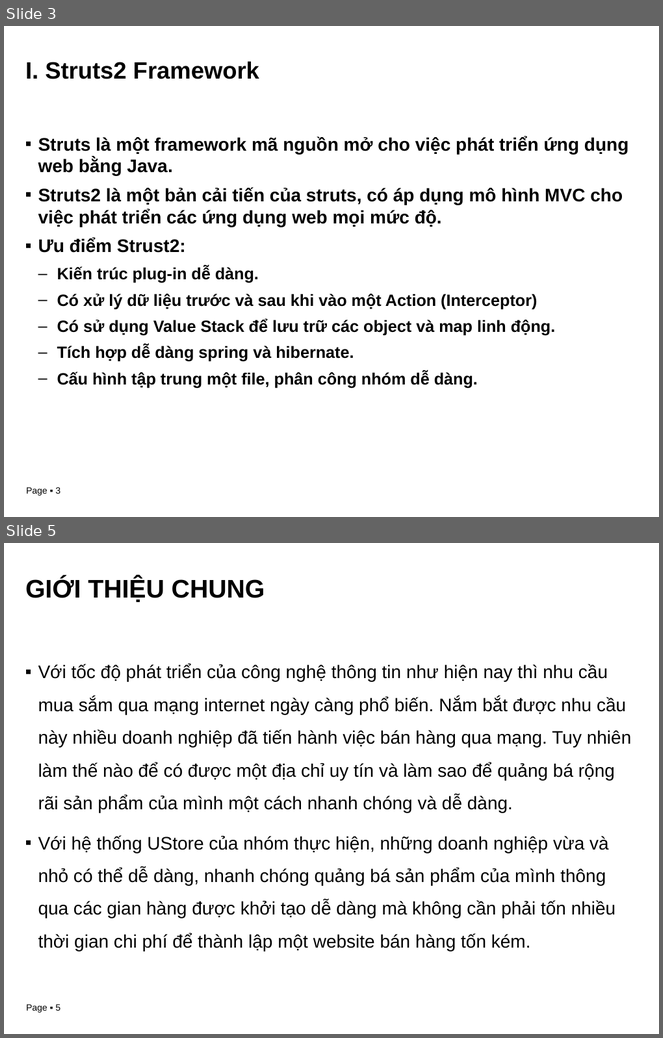
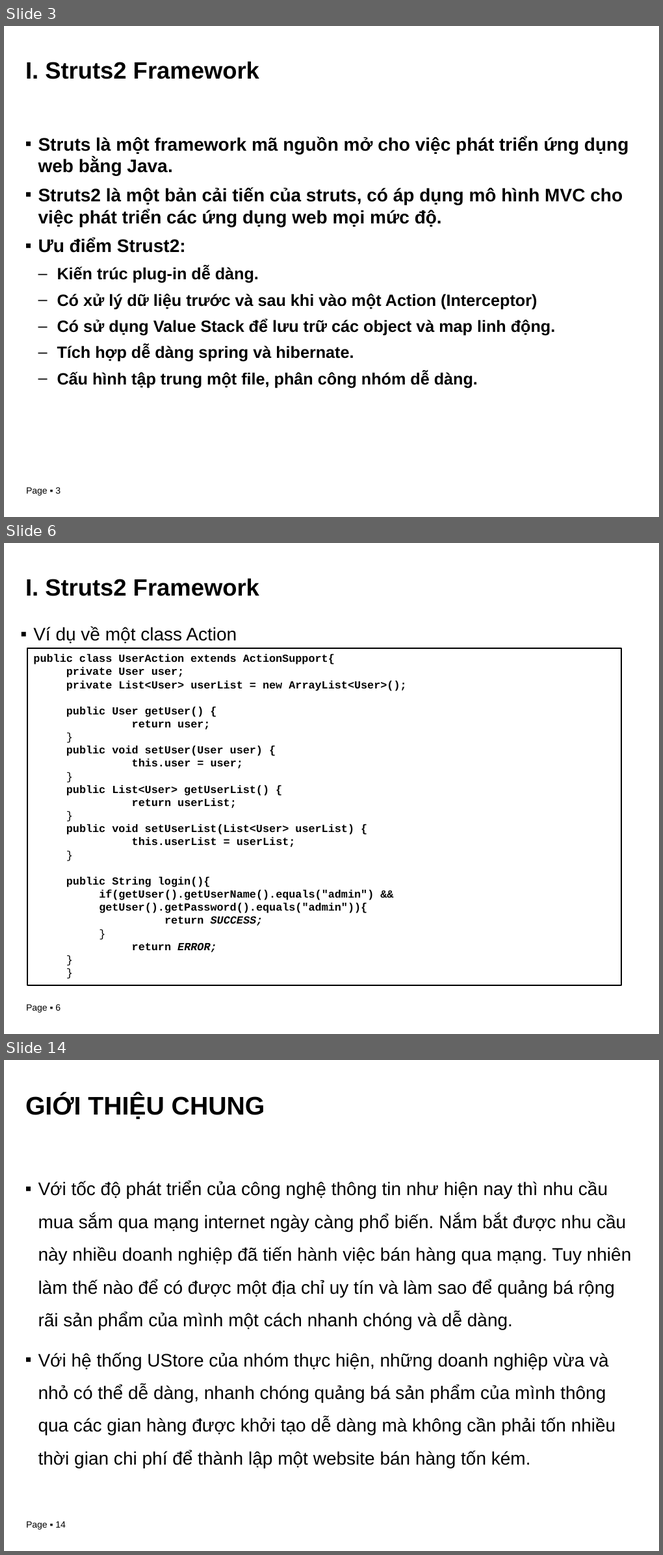
Before and after one commit to btheanh174/kl07-nha03, a slide deck: Reports/28-03-2011-Slide.pptx. Shown one above the other, each under a label of ours: slides 3 and 5 before the commit, slides 3, 6 and 14 after it; the slides between them are not shown. The pictures are 663x1038 and 663x1555 pixels, drawn with LibreOffice and Linux fonts; fonts in the diff are those of the drawing; background and template pictures are left out. Boxes give left, top, right and bottom in pixels: in the first picture for what was removed or moved away, otherwise in the second. Text is boxed around its words. In the diff, an @@ line names an element or a change of style, - is before the commit and + after.

```diff
--- a/Reports/28-03-2011-Slide.pptx
+++ b/Reports/28-03-2011-Slide.pptx
@@ slide 6 added at [4, 543, 659, 1034], background picture (left out); not listed: 1 template element that a slide beside it also shows @@
@@ title added at [25, 578, 259, 596], 26 pt, text #000000, bold @@
+I. Struts2 Framework
@@ text added at [33, 626, 237, 644], 20 pt, text #000000 @@
+▪ Ví dụ về một class Action
@@ rectangle added at [27, 648, 622, 986], outline #000000 1.5 pt, 12 pt, text #000000, bold @@
+public class UserAction extends ActionSupport{
+  private User user;
+  private List<User> userList = new ArrayList<User>();
+  public User getUser() {
+  return user;
+  }
+  public void setUser(User user) {
+  this.user = user;
+  }
+  public List<User> getUserList() {
+  return userList;
+  }
+  public void setUserList(List<User> userList) {
+  this.userList = userList;
+  }
+  public String login(){
+    if(getUser().getUserName().equals("admin") && getUser().getPassword().equals("admin")){
+    return SUCCESS;
+    }
+  return ERROR;
+  }
+}
@@ what was slide 5 is now slide 14 @@
@@ page number at [26, 1522, 66, 1530]: text changed @@
-Page ▪ 5
+Page ▪ 14
```
Also in this commit, not shown: 3 slides changed, 8 other slides added.
